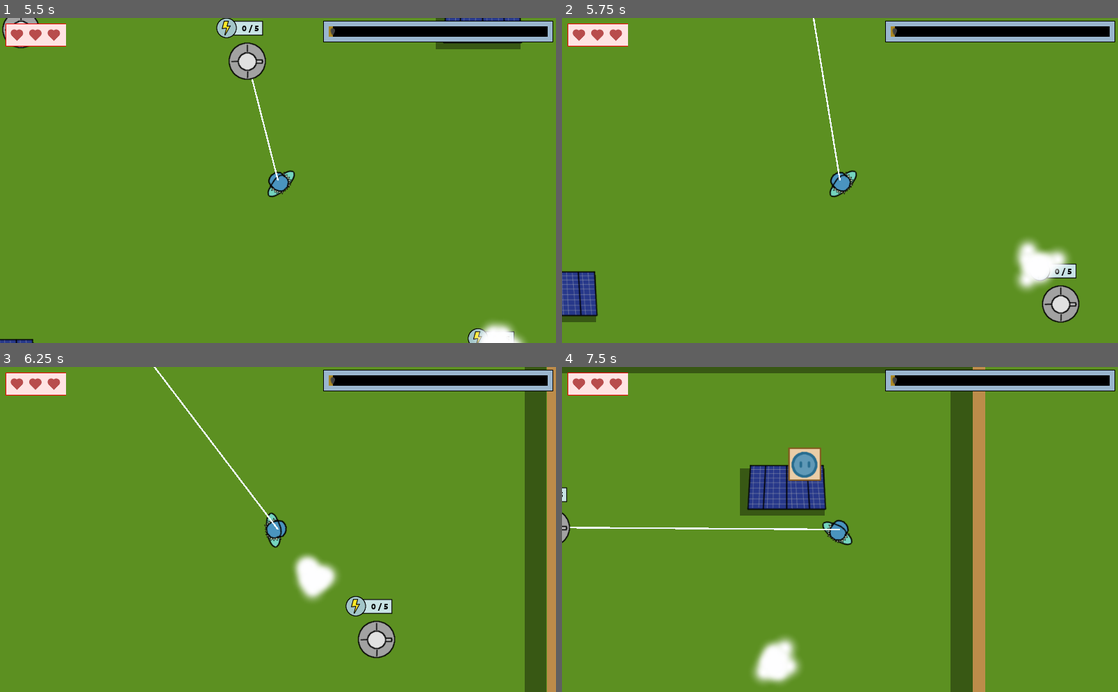
Above: before the commit, frames 1-4 (two rows, left to right).
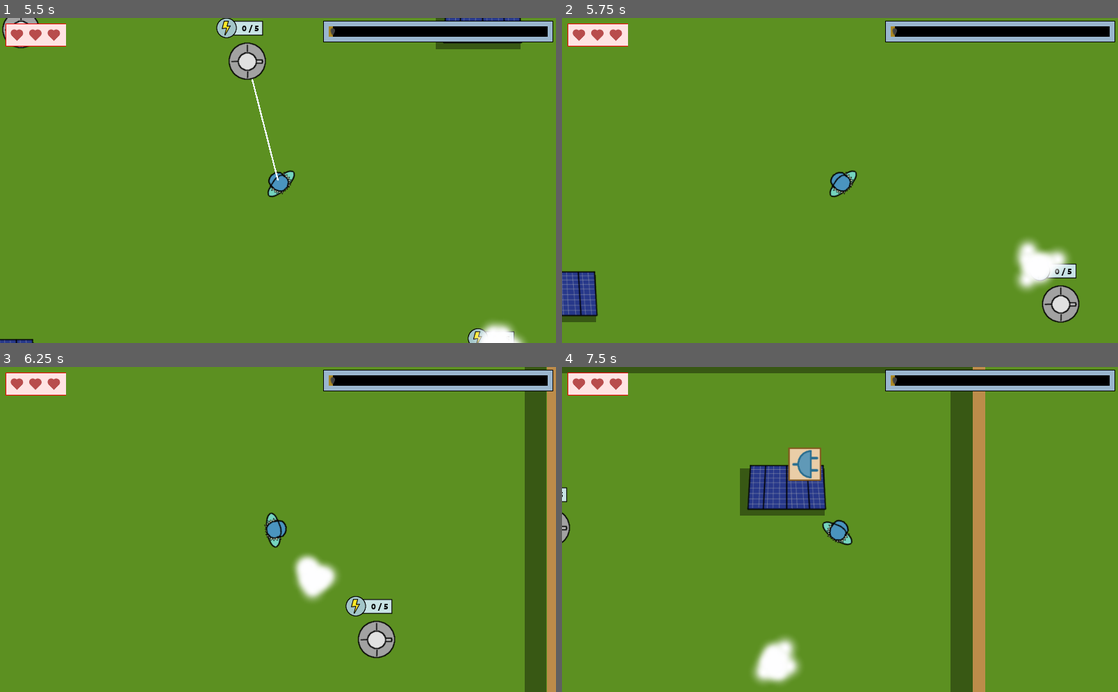
Above: after the commit, the same moments.

Repository: moisesjbc/spain-game-dev-jam-3
Game: Godot game, scene res://menus/main_menu/main_menu.tscn
Two runs of this game, one before a commit and one after it. Both use one fixed random seed, a clock stepped at 60 frames per second and the inputs below.
Inputs (mouse positions are in pixels of both pictures, inside the frame that each line leads up to):
- Up to frame 1 (5.5 s): click "Jugar" at 0.5 s; tap Enter at 1.25, 1.35, 2.1, 2.85, 4.35, 5, 5.1 s; move the mouse to (250, 245) at 1.27 s; hold Up (ui_up) 1.28-2.78 s; move the mouse to (444, 229) at 2.02 s; move the mouse to (111, 131) at 2.77 s; hold Left (ui_left) 2.78-3.5 s; click (272, 157) at 3.5 s; tap Space at 4.25 s; move the mouse to (305, 180) at 4.27 s; hold Left (ui_left) 4.28-5.03 s; move the mouse to (194, 99) at 5.02 s; hold Down (ui_down) from 5.03 s (still down)
- Up to frame 2 (5.75 s): keep holding Down (ui_down); right-click (756, 99) at 5.65 s
- Up to frame 3 (6.25 s): move the mouse to (400, 513) at 5.77 s; release Down (ui_down) at 5.78 s; hold Right (ui_right) from 5.78 s (still down); tap Enter at 5.85 s
- Up to frame 4 (7.5 s): move the mouse to (728, 545) at 6.52 s; release Right (ui_right) at 6.53 s; hold Up (ui_up) 6.53-7.28 s; tap Enter at 6.6, 7.35 s; move the mouse to (895, 458) at 7.27 s; hold Right (ui_right) from 7.28 s (still down)

Frame 1 is identical in both runs. In frame 2, 0.1% of the frame differs, in the area x 45-51%, y 0-50%; in frame 3, 0.2%; in frame 4, 0.5%, in the area x 1-50%, y 25-51%.

Commit message:
Añade acción de cancelar cable

Diff:
--- a/godot-project/gameplay/player/player.gd
+++ b/godot-project/gameplay/player/player.gd
@@ -17,6 +17,7 @@
 func _physics_process(delta):
 	_process_player_movement(delta)
 	_process_player_rotation()
+	_process_player_actions()
 
 
 func _process_player_movement(delta):
@@ -36,6 +37,12 @@
 
 func _process_player_rotation():
 	look_at(get_global_mouse_position())
+
+
+func _process_player_actions():
+	if Input.is_action_just_pressed("ui_cancel_action") and $cable_roll.throwing_cable:
+		$cable_roll.stop_throwing()
+		reload_close_building_menus()
 
 
 func _get_closest_interactuable():
--- /dev/null
+++ b/godot-project/gameplay/tutorial/states/cancel_cable.gd
@@ -0,0 +1,12 @@
+extends Node
+
+
+var tutorial
+
+
+func on_init(info_text: RichTextLabel):
+	info_text.bbcode_text = '[center]Si estás tirando cable puedes cancelar la acción pulsando el botón derecho del ratón.\n Pulsa [ENTER] para continuar[/center]'
+
+
+func on_event(event):
+	tutorial.next_state_on_enter(event)
--- a/godot-project/gameplay/tutorial/tutorial.tscn
+++ b/godot-project/gameplay/tutorial/tutorial.tscn
@@ -21,6 +21,7 @@
 [ext_resource path="res://gameplay/tutorial/states/playing_music.gd" type="Script" id=19]
 [ext_resource path="res://gameplay/tutorial/end.gd" type="Script" id=20]
 [ext_resource path="res://gameplay/tutorial/states/disconnect.gd" type="Script" id=21]
+[ext_resource path="res://gameplay/tutorial/states/cancel_cable.gd" type="Script" id=22]
 
 [sub_resource type="StyleBoxFlat" id=1]
 bg_color = Color( 0.188235, 0.341176, 0.537255, 1 )
@@ -143,6 +144,9 @@
 [node name="disconnect" type="Node" parent="states"]
 script = ExtResource( 21 )
 
+[node name="cancel_cable" type="Node" parent="states"]
+script = ExtResource( 22 )
+
 [node name="music" type="Node" parent="states"]
 script = ExtResource( 18 )
 
--- a/godot-project/project.godot
+++ b/godot-project/project.godot
@@ -66,6 +66,11 @@
 "events": [ Object(InputEventMouseButton,"resource_local_to_scene":false,"resource_name":"","device":0,"alt":false,"shi …(212 unchanged characters)…
  ]
 }
+ui_cancel_action={
+"deadzone": 0.5,
+"events": [ Object(InputEventMouseButton,"resource_local_to_scene":false,"resource_name":"","device":0,"alt":false,"shift":false,"control":false,"meta":false,"command":false,"button_mask":0,"position":Vector2( 0, 0 ),"global_position":Vector2( 0, 0 ),"factor":1.0,"button_index":2,"pressed":false,"doubleclick":false,"script":null)
+ ]
+}
 
 [layer_names]
 
Not shown: 1 places in godot-project/gameplay/tutorial/tutorial.tscn that only renumber resources
